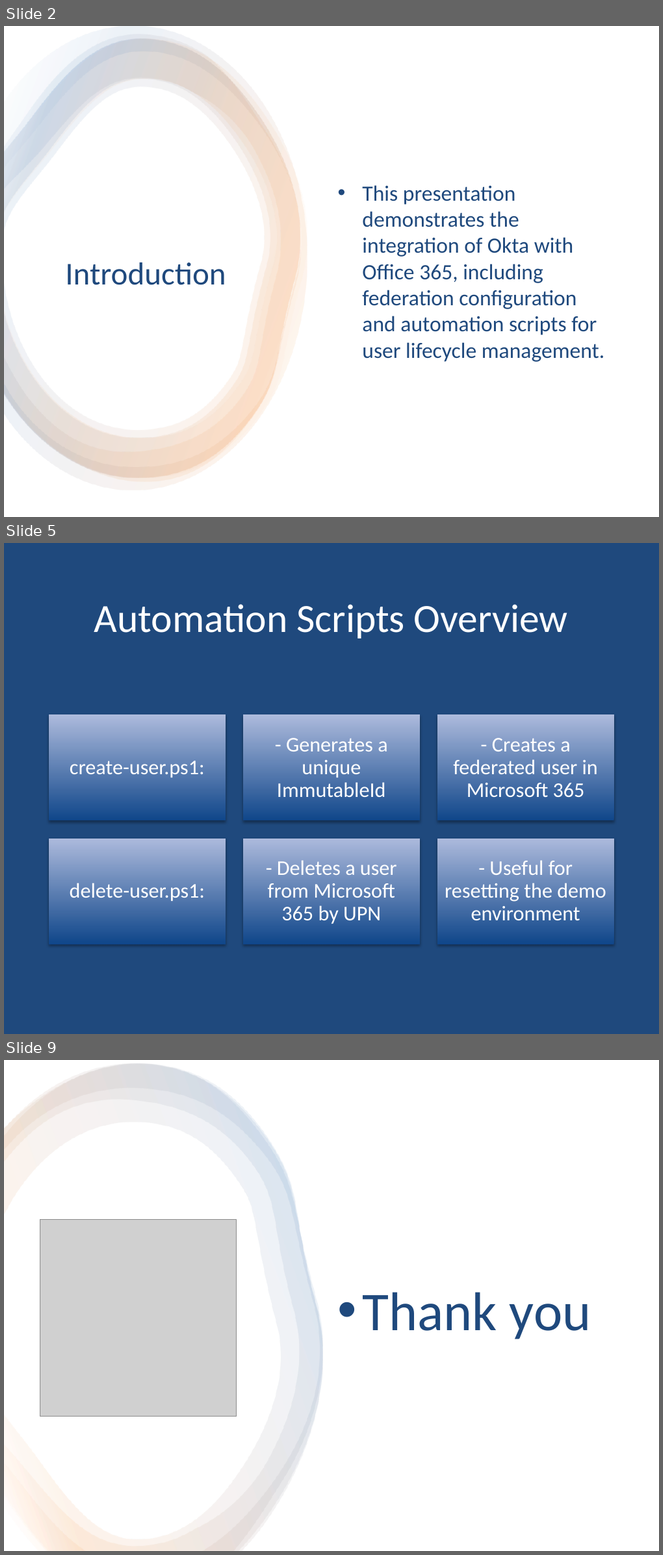
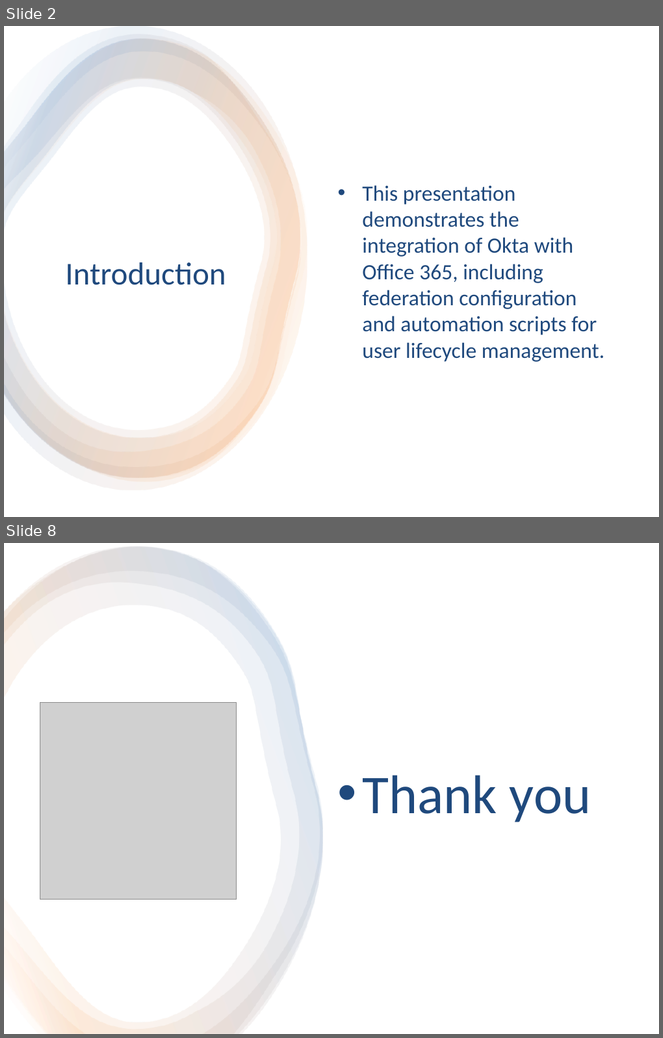
Before and after one commit to pruthvirajDarapu/okta-fedaration-task, a slide deck: Okta_and_Office_365_Federation_Demo.pptx. Shown one above the other, each under a label of ours: slides 2, 5 and 9 before the commit, slides 2 and 8 after it; the slides between them are not shown. The pictures are 663x1555 and 663x1038 pixels, drawn with LibreOffice and Linux fonts; fonts in the diff are those of the drawing; grey boxes stand for pictures; background and template pictures are left out. Boxes give left, top, right and bottom in pixels: in the first picture for what was removed or moved away, otherwise in the second. Text is boxed around its words. In the diff, an @@ line names an element or a change of style, - is before the commit and + after.

Commit message:
script-updated to create-multiple-users

```diff
--- a/Okta_and_Office_365_Federation_Demo.pptx
+++ b/Okta_and_Office_365_Federation_Demo.pptx
@@ slide 5 removed at <box>4,543,659,1034</box>, background picture (left out) @@
@@ title removed at <box>94,604,568,639</box> @@
-Automation Scripts Overview
@@ group removed at <box>50,715,614,945</box>: 6 rectangles, 6 texts @@
-create-user.ps1:
-- Generates a unique ImmutableId
-- Creates a federated user in Microsoft 365
-delete-user.ps1:
-- Deletes a user from Microsoft 365 by UPN
-- Useful for resetting the demo environment
@@ what was slide 9 is now slide 8 @@
```
Also in this commit, not shown: 2 slides changed, 4 slides added, 4 other slides removed, 3 other files.
